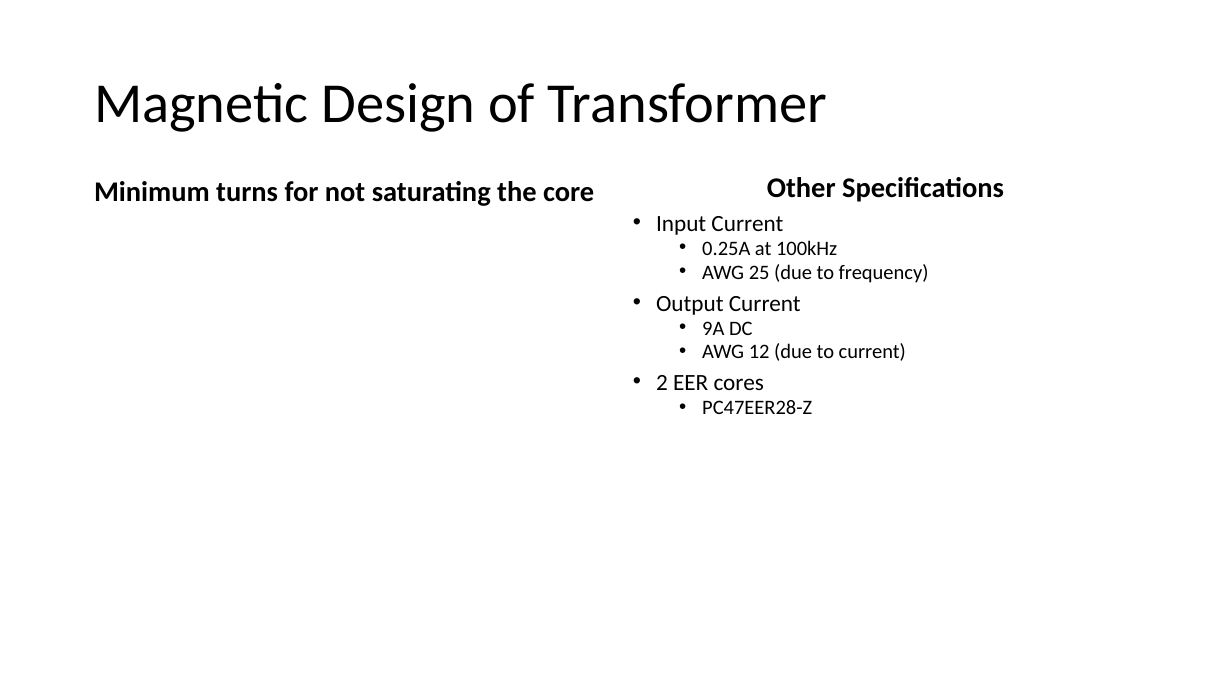
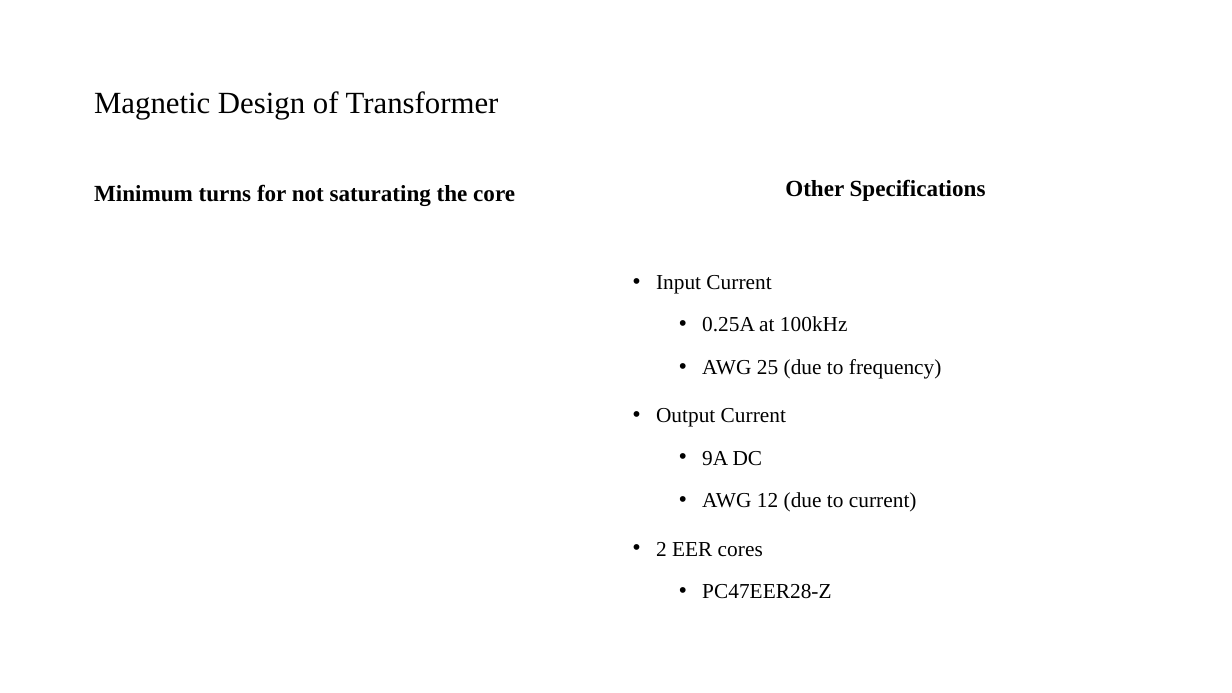
Before and after one commit to mustafayildz/EE464-Term-Project-, a slide deck: slide 21 of EE464_Proje_Sunu.pptx (slide 10 before the commit). Drawn at 1232x693 pixels with LibreOffice and Linux fonts; fonts in the diff are those of the drawing; grey boxes stand for pictures. Boxes give left, top, right and bottom in pixels: in the first picture for what was removed or moved away, otherwise in the second. Text is boxed around its words. In the diff, an @@ line names an element or a change of style, - is before the commit and + after.

```diff
--- a/EE464_Proje_Sunu.pptx
+++ b/EE464_Proje_Sunu.pptx
@@ title "Magnetic Design of Transformer" at (94, 91, 499, 119): size 44 to 24 pt, font Calibri to Times New Roman @@
@@ text "Minimum turns for not saturating ..." at (94, 184, 515, 206): size 22.2 to 18 pt, font Calibri to Times New Roman; line spacing 0.7 to 0.9 @@
@@ text "Other Specifications" at (785, 179, 986, 201): size 22.2 to 18 pt, font Calibri to Times New Roman; line spacing 0.7 to 0.9 @@
@@ text "Input Current": place and size @@
-text "Input Current" at (656, 216, 929, 414)
+text "Input Current" at (656, 275, 942, 599)
@@ text "Input Current" at (656, 275, 942, 599): size 18.2 to 16.6 pt in "Input Current", "Output Current", "2 EER cores"; font Calibri to Times New Roman; size 16 to 16.6 pt in "0.25A at 100kHz", "AWG 25 (due to frequency)", "9A DC", "AWG 12 (due to current)" and 1 more places; line spacing 0.7 to 1.4 @@
```
Also in this commit, not shown: 16 other slides changed, 14 slides added, 1 slide removed, 1 other file.
